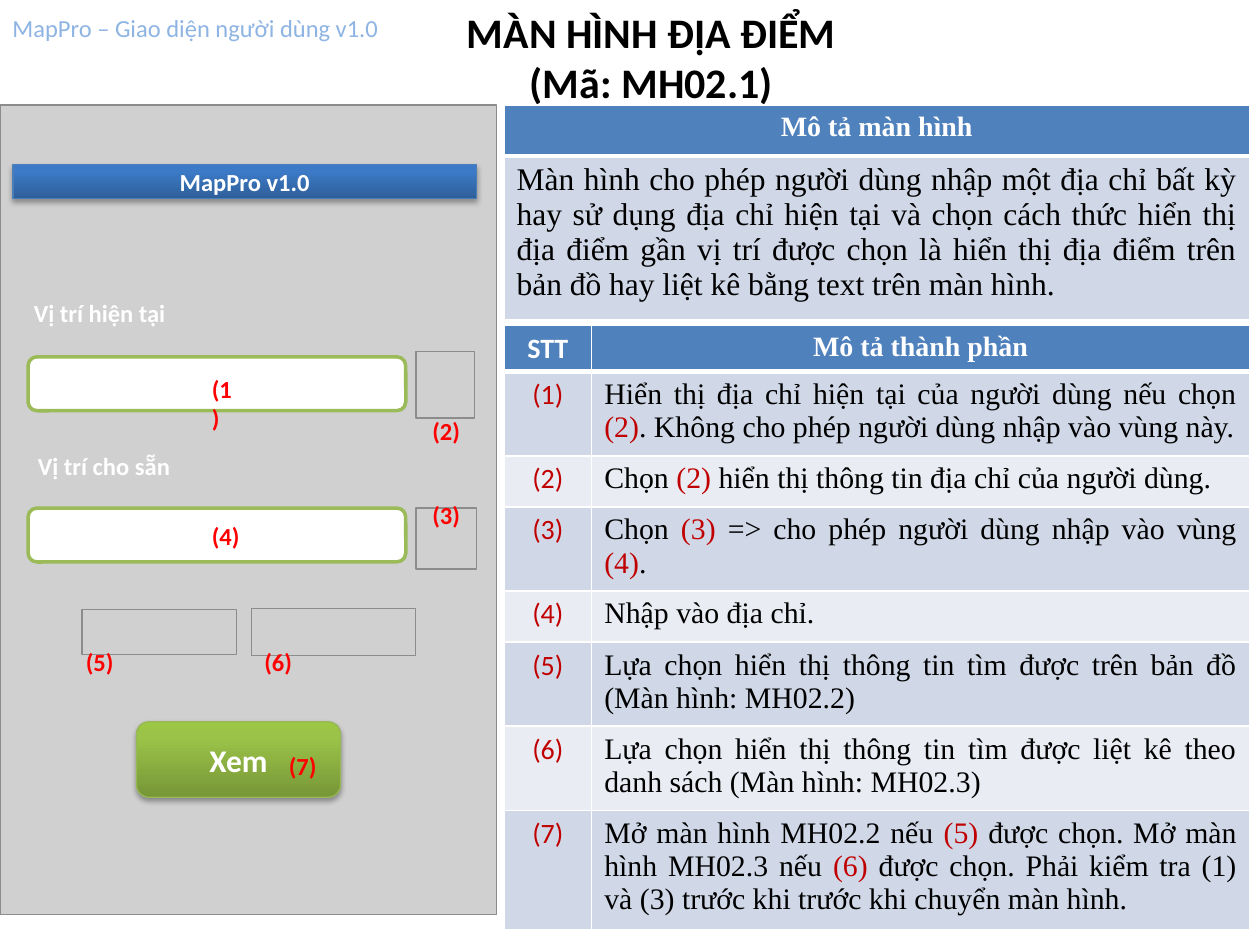
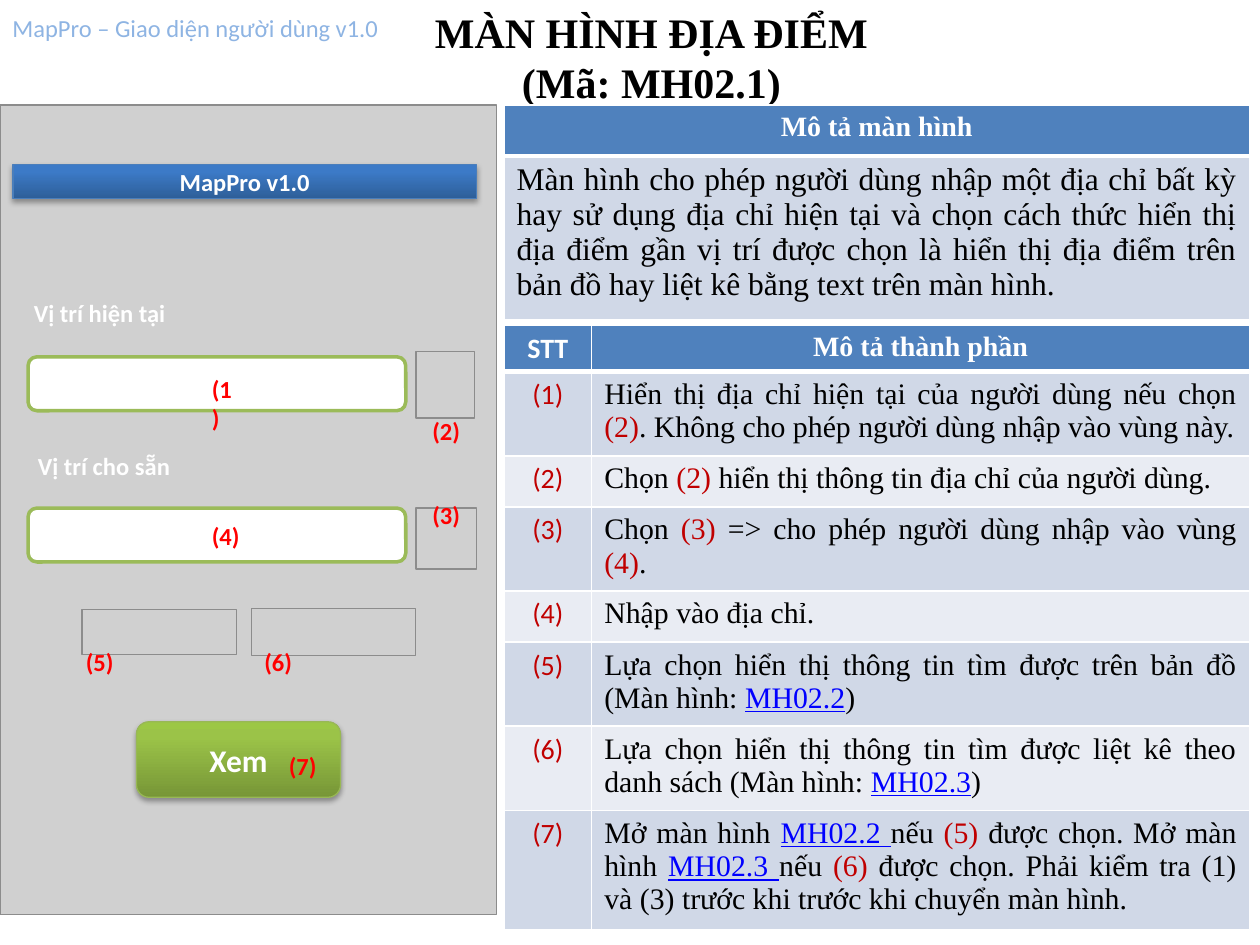
Before and after one commit to hungdien/google-map-api-and-map-on-android, a slide deck: slide 5 of Design/User Interface Design.pptx. Drawn at 1260x945 pixels with LibreOffice and Linux fonts; fonts in the diff are those of the drawing; grey boxes stand for pictures. Boxes give left, top, right and bottom in pixels: in the first picture for what was removed or moved away, otherwise in the second. Text is boxed around its words. In the diff, an @@ line names an element or a change of style, - is before the commit and + after.

```diff
--- a/Design/User Interface Design.pptx
+++ b/Design/User Interface Design.pptx
@@ text "MÀN HÌNH ĐỊA ĐIỂM" at [435,15,867,107]: font Calibri to Times New Roman @@
@@ table at [504,325,1250,929] @@
@@ text colour #000000 to #0000FF, underline on in "MH02.2)", "MH02.3)", "MH02.2 MH02.3" @@
```
Also in this commit, not shown: 10 other slides changed.
